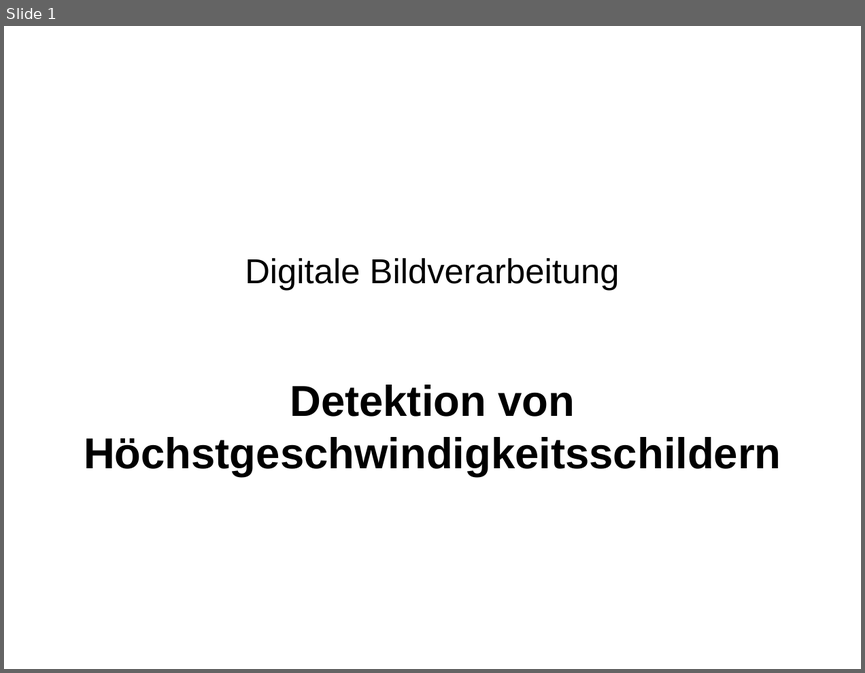
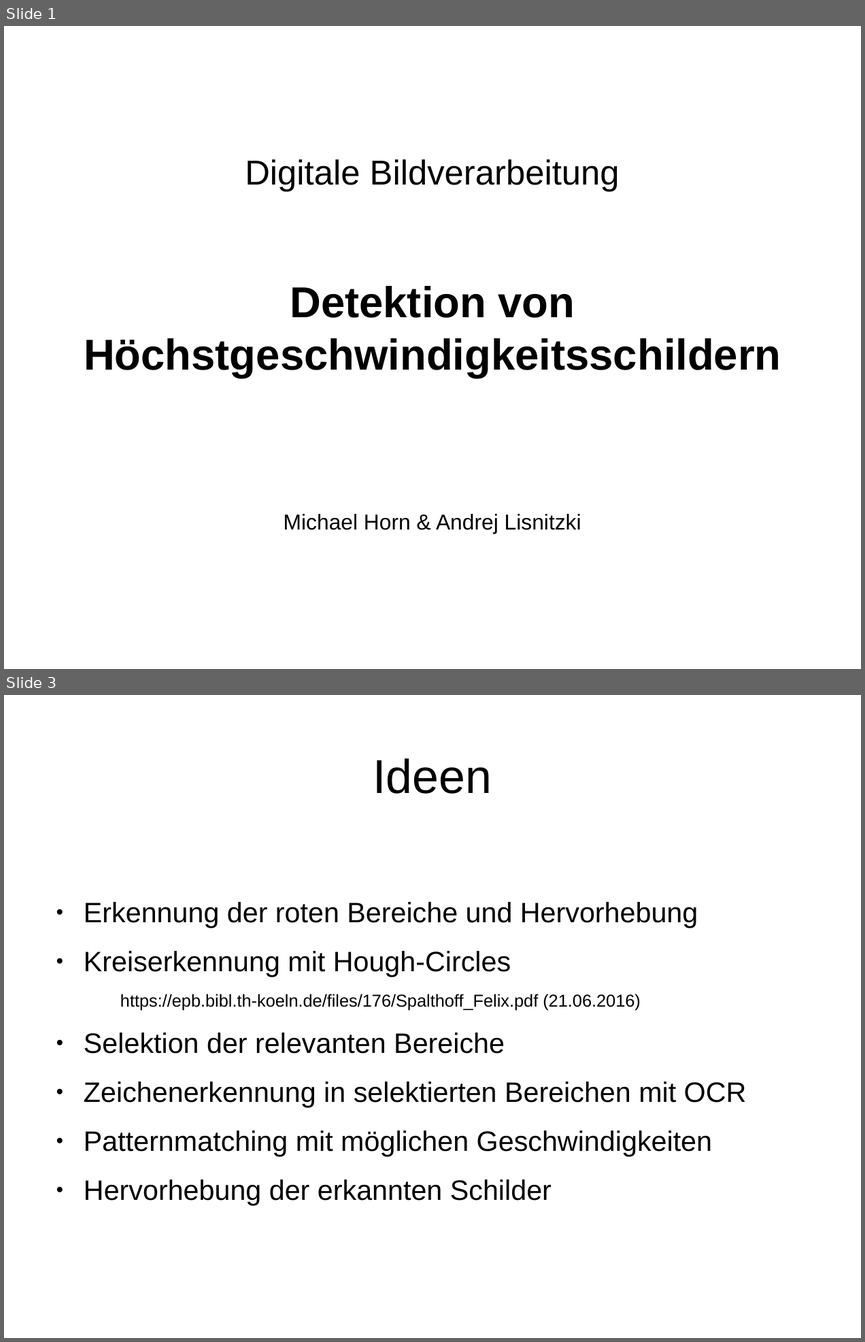
Before and after one commit to Dragonexodus/IJPlugins, a slide deck: Documentation/dbv.odp. Shown one above the other, each under a label of ours: slide 1 before the commit, slides 1 and 3 after it; the slides between them are not shown. The pictures are 865x673 and 865x1342 pixels, drawn with LibreOffice and Linux fonts; fonts in the diff are those of the drawing. Boxes give left, top, right and bottom in pixels: in the first picture for what was removed or moved away, otherwise in the second. Text is boxed around its words. In the diff, an @@ line names an element or a change of style, - is before the commit and + after.

```diff
--- a/Documentation/dbv.odp
+++ b/Documentation/dbv.odp
@@ slide 3 added at <box>4,695,861,1338</box>, background #FFFFFF @@
@@ title added at <box>373,758,492,794</box>, 44 pt, text #000000 @@
+Ideen
@@ text added at <box>84,902,747,1206</box>, 26 pt, text #000000 @@
+● Erkennung der roten Bereiche und Hervorhebung
+● Kreiserkennung mit Hough-Circles
+  https://epb.bibl.th-koeln.de/files/176/Spalthoff_Felix.pdf (21.06.2016)
+● Selektion der relevanten Bereiche
+● Zeichenerkennung in selektierten Bereichen mit OCR
+● Patternmatching mit möglichen Geschwindigkeiten
+● Hervorhebung der erkannten Schilder
@@ slide 1 changed as well @@
@@ subtitle "Digitale Bildverarbeitung": place and size @@
-subtitle "Digitale Bildverarbeitung" at <box>84,258,781,476</box>
+subtitle "Digitale Bildverarbeitung" at <box>84,159,781,533</box>
@@ subtitle at <box>283,514,581,533</box>: paragraph added @@
+Michael Horn & Andrej Lisnitzki
```
Also in this commit, not shown: 12 other slides changed, 13 other slides added, 8 other files.
